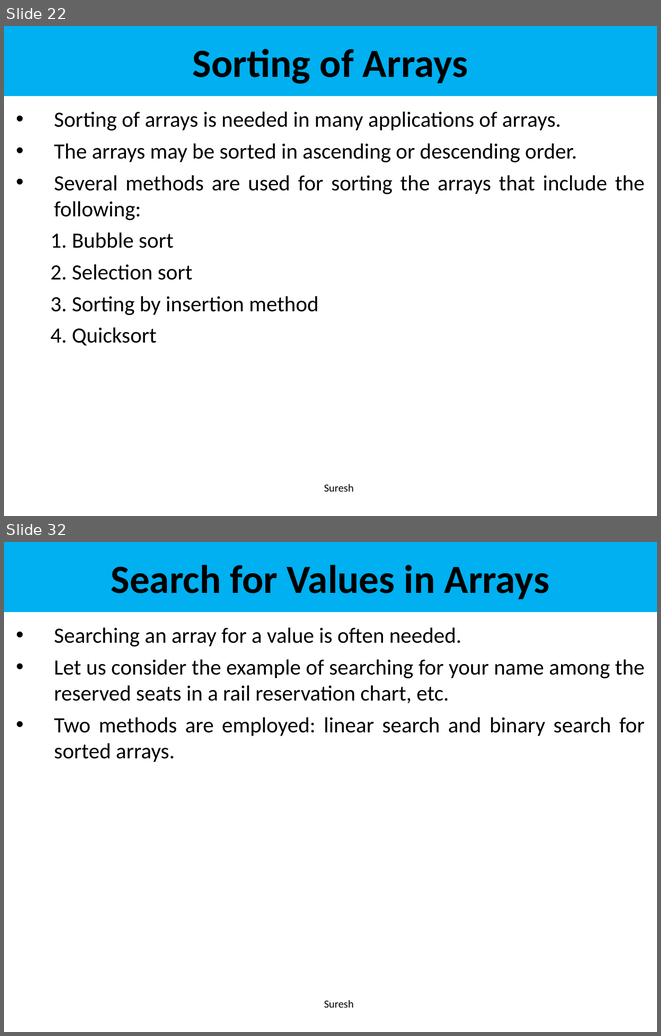
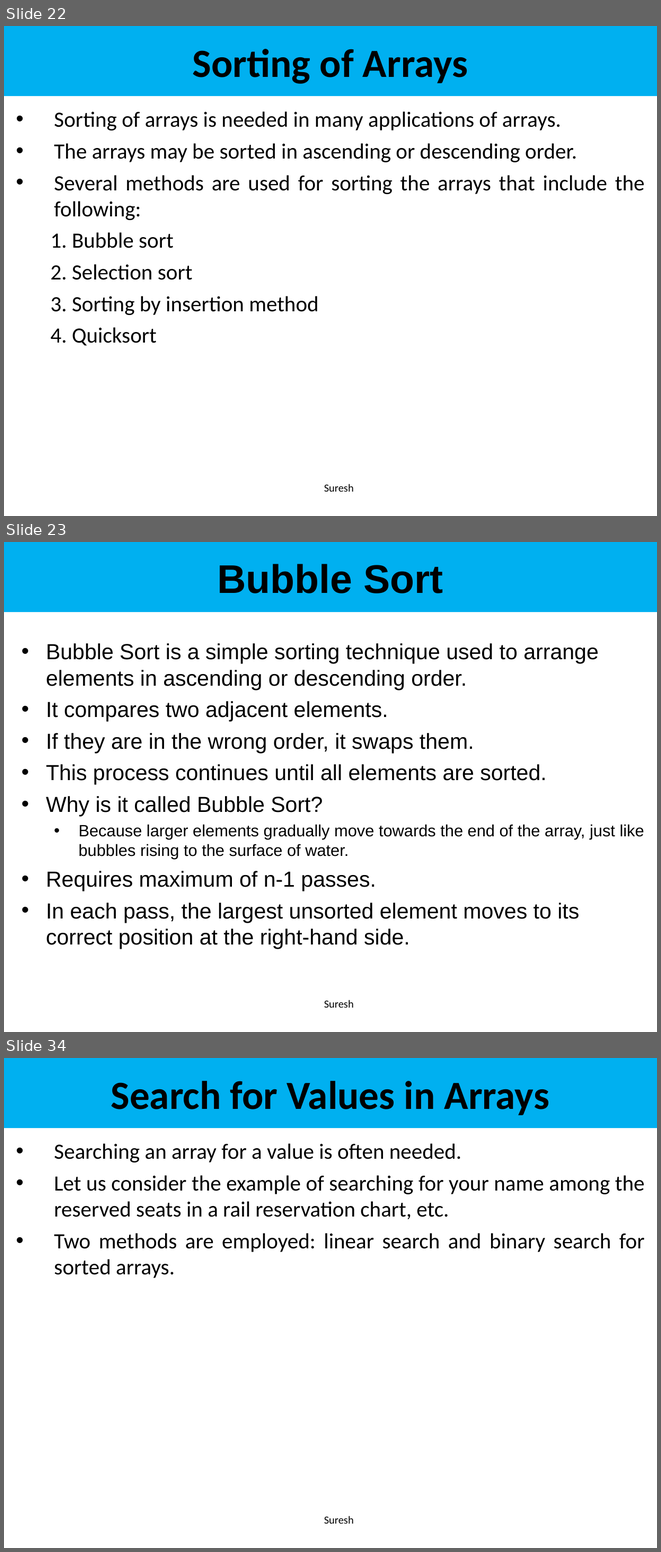
Before and after one commit to karthikeyamajeti/Oops-Through-Java, a slide deck: Notes_PPT/UNIT - 3/UNIT 3 Arrays PPT.ppt. Shown one above the other, each under a label of ours: slides 22 and 32 before the commit, slides 22, 23 and 34 after it; the slides between them are not shown. The pictures are 661x1036 and 661x1552 pixels, drawn with LibreOffice and Linux fonts; fonts in the diff are those of the drawing. Boxes give left, top, right and bottom in pixels: in the first picture for what was removed or moved away, otherwise in the second. Text is boxed around its words. In the diff, an @@ line names an element or a change of style, - is before the commit and + after.

```diff
--- a/Notes_PPT/UNIT - 3/UNIT 3 Arrays PPT.ppt
+++ b/Notes_PPT/UNIT - 3/UNIT 3 Arrays PPT.ppt
@@ slide 23 added at (x1=4, y1=542, x2=657, y2=1032), background #FFFFFF @@
@@ rectangle added at (x1=4, y1=542, x2=657, y2=612), fill #00B0F0, 44 pt, text #000000, bold @@
+Bubble Sort
@@ subtitle added at (x1=46, y1=643, x2=644, y2=949), 24 pt, text #000000 @@
+• Bubble Sort is a simple sorting technique used to arrange elements in ascending or descending order.
+• It compares two adjacent elements.
+• If they are in the wrong order, it swaps them.
+• This process continues until all elements are sorted.
+• Why is it called Bubble Sort?
+  • Because larger elements gradually move towards the end of the array, just like bubbles rising to the surface of water.
+• Requires maximum of n-1 passes.
+• In each pass, the largest unsorted element moves to its correct position at the right-hand side.
@@ text added at (x1=324, y1=999, x2=354, y2=1007), 12 pt, text #000000 @@
+Suresh
@@ what was slide 32 is now slide 34 @@
```
Also in this commit, not shown: 2 slides changed, 8 other slides added, 7 slides removed.
